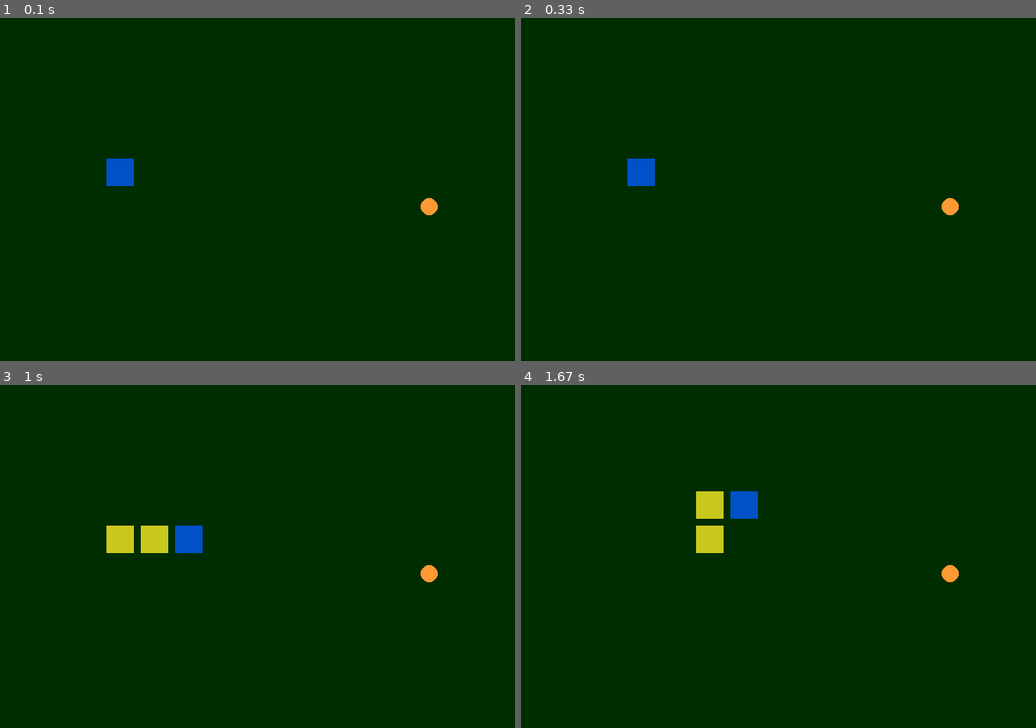
Above: before the commit, frames 1-4 (two rows, left to right).
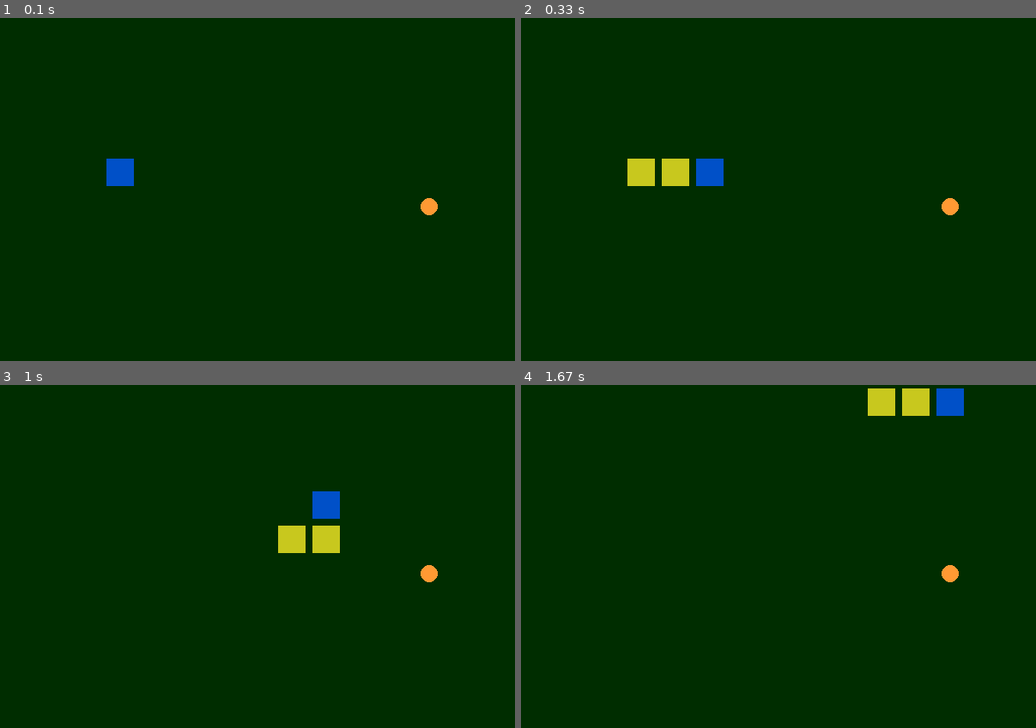
Above: after the commit, the same moments.

Repository: eridiumdev/pygame_snake
Game: pygame game, started from main.py
The game is run twice, just before and just after one commit, with the same random seed, the same clock (stepped at 60 frames per second) and the same inputs.
Inputs:
- Up to frame 1 (0.1 s): no input
- Up to frame 2 (0.33 s): no input
- Up to frame 3 (1 s): hold Right 0.33-0.8 s; hold Up from 0.83 s (still down)
- Up to frame 4 (1.67 s): release Up at 1.3 s; hold Right from 1.33 s (still down)

Frame 1 is identical in both runs. In frame 2, 1.3% of the frame differs, in the area x 20-40%, y 41-49%; in frame 3, 2.6%, in the area x 20-66%, y 31-49%; in frame 4, 2.6%.

Commit message:
Base game finished

Diff:
--- a/config.py
+++ b/config.py
@@ -1,7 +1,7 @@
 import constants
 
 # General
-DEBUG = True    # full debug logs
+DEBUG = False    # full debug logs
 ADHOC = True   # ad-hoc logs for testing
 
 # Window
@@ -17,18 +17,16 @@
 GRID_CELL_SIZE = [40, 40]
 
 # Snake
-SNAKE_MOVEMENT_CYCLES_PER_SECOND = 3    # how often snake can move
+SNAKE_MOVEMENT_CYCLES_PER_SECOND = 8    # how often snake can move
 SNAKE_STARTING_DIRECTION = constants.DIRECTION_RIGHT
 
-SNAKE_STARTING_CHUNKS = 3       # including head
-SNAKE_BODY_SCALE_FACTOR = 0.8    # how much space does a snake chunk body occupy in a grid cell (remainder is border)
+SNAKE_STARTING_CHUNKS = 3        # including head
+SNAKE_BODY_SCALE_FACTOR = 0.8    # how much space does a snake chunk body occupy in a grid cell
 
-SNAKE_BORDER_COLOR = constants.COLOR_BLACK
-SNAKE_BODY_COLOR = constants.COLOR_YELLOW
-SNAKE_HEAD_BORDER_COLOR = constants.COLOR_BLACK
-SNAKE_HEAD_BODY_COLOR = constants.COLOR_BLUE
-SNAKE_DIGESTING_FOOD_BORDER_COLOR = constants.COLOR_BLACK
-SNAKE_DIGESTING_FOOD_BODY_COLOR = constants.COLOR_ORANGE
+SNAKE_COLOR = constants.COLOR_YELLOW
+SNAKE_HEAD_COLOR = constants.COLOR_BLUE
+SNAKE_DIGESTING_FOOD_COLOR = constants.COLOR_ORANGE
+SNAKE_HIT_COLOR = constants.COLOR_RED
 
 # Food
 FOOD_COLOR = constants.COLOR_ORANGE
--- a/constants.py
+++ b/constants.py
@@ -20,4 +20,5 @@
 DIRECTION_RIGHT = (1, 0)
 
 # Events
-EVENT_SNAKE_HEAD_HITS_FOOD = pygame.USEREVENT + 1
+EVENT_SNAKE_HEAD_HITS_BODY = pygame.USEREVENT + 1
+EVENT_SNAKE_HEAD_HITS_FOOD = pygame.USEREVENT + 2
--- a/entities/grid.py
+++ b/entities/grid.py
@@ -41,16 +41,24 @@
                                        (food.rect.x, food.rect.y),
                                        (chunk.border.rect.x, chunk.border.rect.y)))
                 return True
-        # config.DEBUG and print("Food does not overlap with snake")
         return False
 
-    def food_overlaps_with_snakes_head(self, snake_head: entities.snake_chunk.SnakeChunk, food: entities.food.Food) -> bool:
+    def food_overlaps_with_snakes_head(self, snake_head: entities.snake_chunk.SnakeChunk,
+                                       food: entities.food.Food) -> bool:
         if food.rect.clip(snake_head.border.rect):
             config.DEBUG and print("Food overlaps with snake head ({0} clips {1})".format(
                                    (food.rect.x, food.rect.y),
                                    (snake_head.border.rect.x, snake_head.border.rect.y)))
             return True
-        # config.DEBUG and print("Food does not overlap with snake head")
+        return False
+
+    def snake_head_overlaps_with_chunk(self, snake_head: entities.snake_chunk.SnakeChunk,
+                                       chunk: entities.snake_chunk.SnakeChunk) -> bool:
+        if snake_head.border.rect.clip(chunk.border.rect):
+            config.DEBUG and print("Snake head overlaps with chunk ({0} clips {1})".format(
+                (snake_head.border.rect.x, snake_head.border.rect.y),
+                (chunk.border.rect.x, chunk.border.rect.y)))
+            return True
         return False
 
     def _adjust_x(self, x):
--- a/entities/snake.py
+++ b/entities/snake.py
@@ -19,6 +19,10 @@
         self.add_head(start_x, start_y)
         for i in range(config.SNAKE_STARTING_CHUNKS - 1):
             self.add_tail()
+        self.is_moving = True
+
+    def stop_moving(self):
+        self.is_moving = False
 
     def add_head(self, start_x, start_y):
         new_head = _chunk.SnakeChunk(start_x, start_y, self.chunk_width, self.chunk_height, self.direction)
--- a/entities/snake_chunk.py
+++ b/entities/snake_chunk.py
@@ -9,6 +9,7 @@
 class SnakeChunk(renderable.Renderable, bordered_rect.Scalable):
     is_head = False
     is_tail = False
+    is_hit = False
     hidden_cycles_counter = 0
     digesting_food_counter = 0
 
@@ -76,15 +77,13 @@
             # Skip rendering in case chunk is hidden
             return
 
-        if self.is_digesting_food():
-            self.border.paint(config.SNAKE_DIGESTING_FOOD_BORDER_COLOR)
-            self.body.paint(config.SNAKE_DIGESTING_FOOD_BODY_COLOR)
+        if self.is_hit:
+            self.body.paint(config.SNAKE_HIT_COLOR)
+        elif self.is_digesting_food():
+            self.body.paint(config.SNAKE_DIGESTING_FOOD_COLOR)
         elif self.is_head:
-            self.border.paint(config.SNAKE_HEAD_BORDER_COLOR)
-            self.body.paint(config.SNAKE_HEAD_BODY_COLOR)
+            self.body.paint(config.SNAKE_HEAD_COLOR)
         else:
-            self.border.paint(config.SNAKE_BORDER_COLOR)
-            self.body.paint(config.SNAKE_BODY_COLOR)
+            self.body.paint(config.SNAKE_COLOR)
 
-        # self.border.render(screen)
         self.body.render(screen)
--- a/events/snake_head_hits_food.py
+++ b/events/snake.py
@@ -1,6 +1,12 @@
 import constants
 import framework.event
+import entities.snake_chunk as _chunk
 import entities.food as _food
+
+
+class SnakeHeadHitsBody(framework.event.Event):
+    def __init__(self, chunk: _chunk.SnakeChunk):
+        super().__init__(constants.EVENT_SNAKE_HEAD_HITS_BODY, "snake_head_hits_body", {'chunk': chunk})
 
 
 class SnakeHeadHitsFood(framework.event.Event):
--- a/game.py
+++ b/game.py
@@ -7,7 +7,7 @@
 import entities.snake
 import entities.food
 import entities.food_spawner
-import events.snake_head_hits_food
+import events.snake
 import config
 
 
@@ -35,13 +35,20 @@
         super().render()
 
         # Handle game logic
-        if self.snake.clock.has_ticked():
+        if self.snake.is_moving and self.snake.clock.has_ticked():
             config.DEBUG and print("============= STARTING NEXT CYCLE =============")
             self.snake.digest_food()
             self.snake.move()
+            # Check snake hits itself
+            for chunk in self.snake.chunks:
+                if chunk.is_head:
+                    continue
+                if self.grid.snake_head_overlaps_with_chunk(self.snake.get_head(), chunk):
+                    self.post_event(events.snake.SnakeHeadHitsBody(chunk))
+            # Check snake hits food
             for food in self.foods:
                 if self.grid.food_overlaps_with_snakes_head(self.snake.get_head(), food):
-                    self.post_event(events.snake_head_hits_food.SnakeHeadHitsFood(food))
+                    self.post_event(events.snake.SnakeHeadHitsFood(food))
 
         # Handle drawing on screen
         self.screen.fill(config.GAME_BACKGROUND_COLOR)
@@ -82,7 +89,12 @@
 
     def handle_user_event(self, event: pygame.event.Event):
         config.DEBUG and print("User event caught: {0}, payload: {1}".format(event.name, event.payload))
-        if event.type == constants.EVENT_SNAKE_HEAD_HITS_FOOD:
+
+        if event.type == constants.EVENT_SNAKE_HEAD_HITS_BODY:
+            event.payload['chunk'].is_hit = True
+            self.snake.stop_moving()
+
+        elif event.type == constants.EVENT_SNAKE_HEAD_HITS_FOOD:
             self.snake.get_head().digesting_food_counter += 1
             self.foods.remove(event.payload['food'])
             self.foods.append(self.food_spawner.spawn_food())
